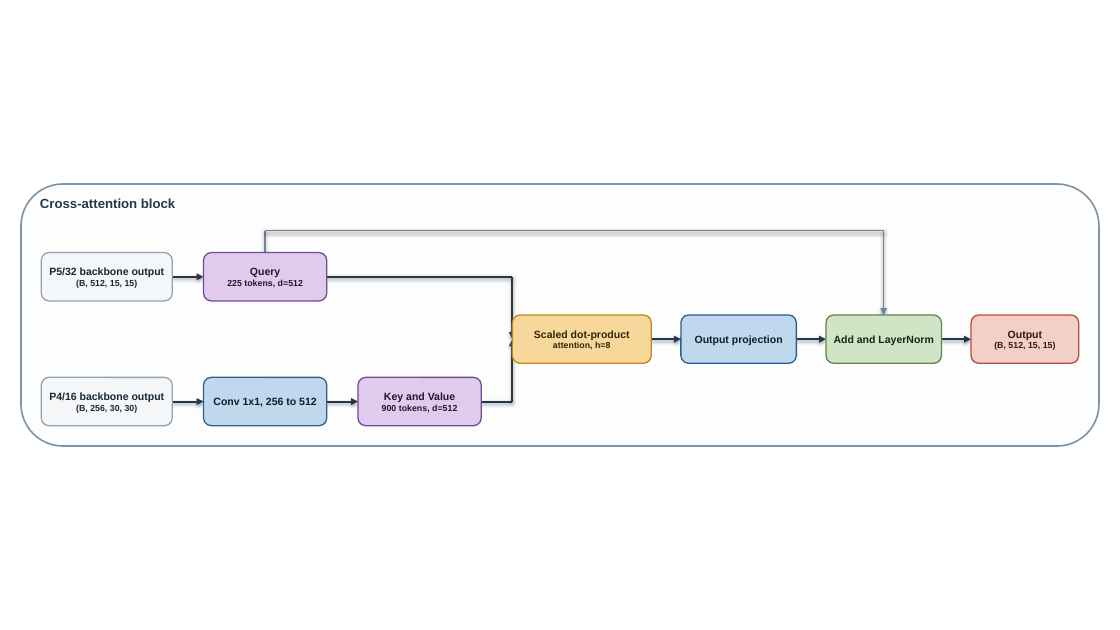
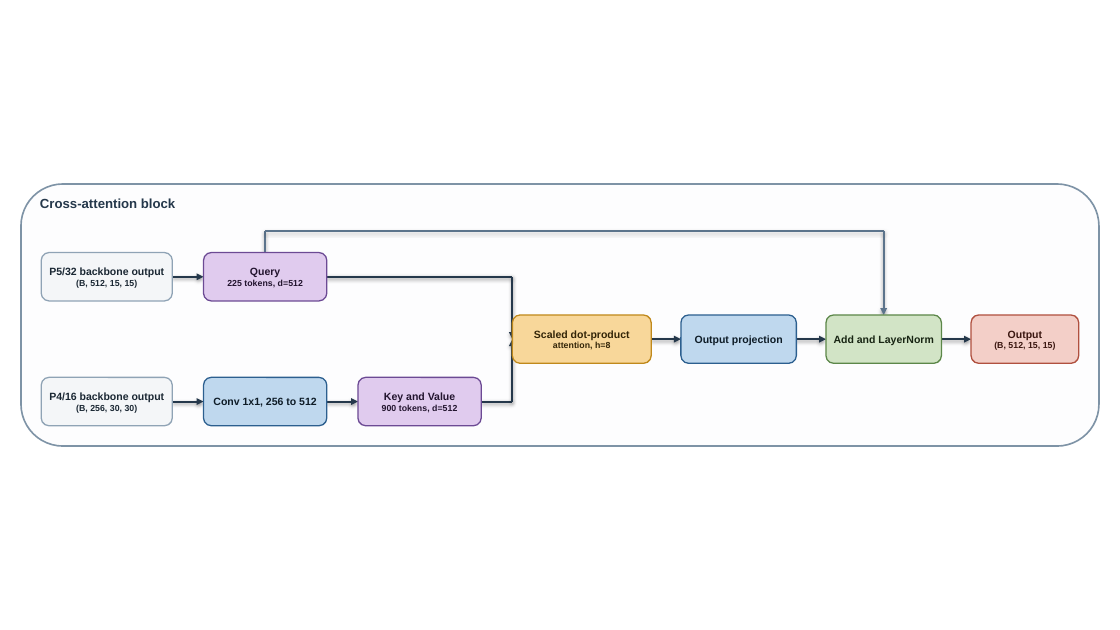
Before and after one commit to SaiSanthosh1508/End-to-End-Text-Translation-Pipeline, a slide deck: slide 1 of ablation/figures/cross-attention.pptx. Drawn at 1120x630 pixels with LibreOffice and Linux fonts; fonts in the diff are those of the drawing. Boxes give left, top, right and bottom in pixels: in the first picture for what was removed or moved away, otherwise in the second. Text is boxed around its words. In the diff, an @@ line names an element or a change of style, - is before the commit and + after.

```diff
--- a/ablation/figures/cross-attention.pptx
+++ b/ablation/figures/cross-attention.pptx
@@ line (266, 253) - (266, 231): stroke #6E8399 1.3 pt to #5C748C 1.5 pt @@
@@ line (266, 231) - (884, 231): stroke #6E8399 1.3 pt to #5C748C 1.5 pt @@
@@ arrow (884, 231) - (884, 315): stroke #6E8399 1.3 pt to #5C748C 1.5 pt @@
```
Also in this commit, not shown: 6 other files.
